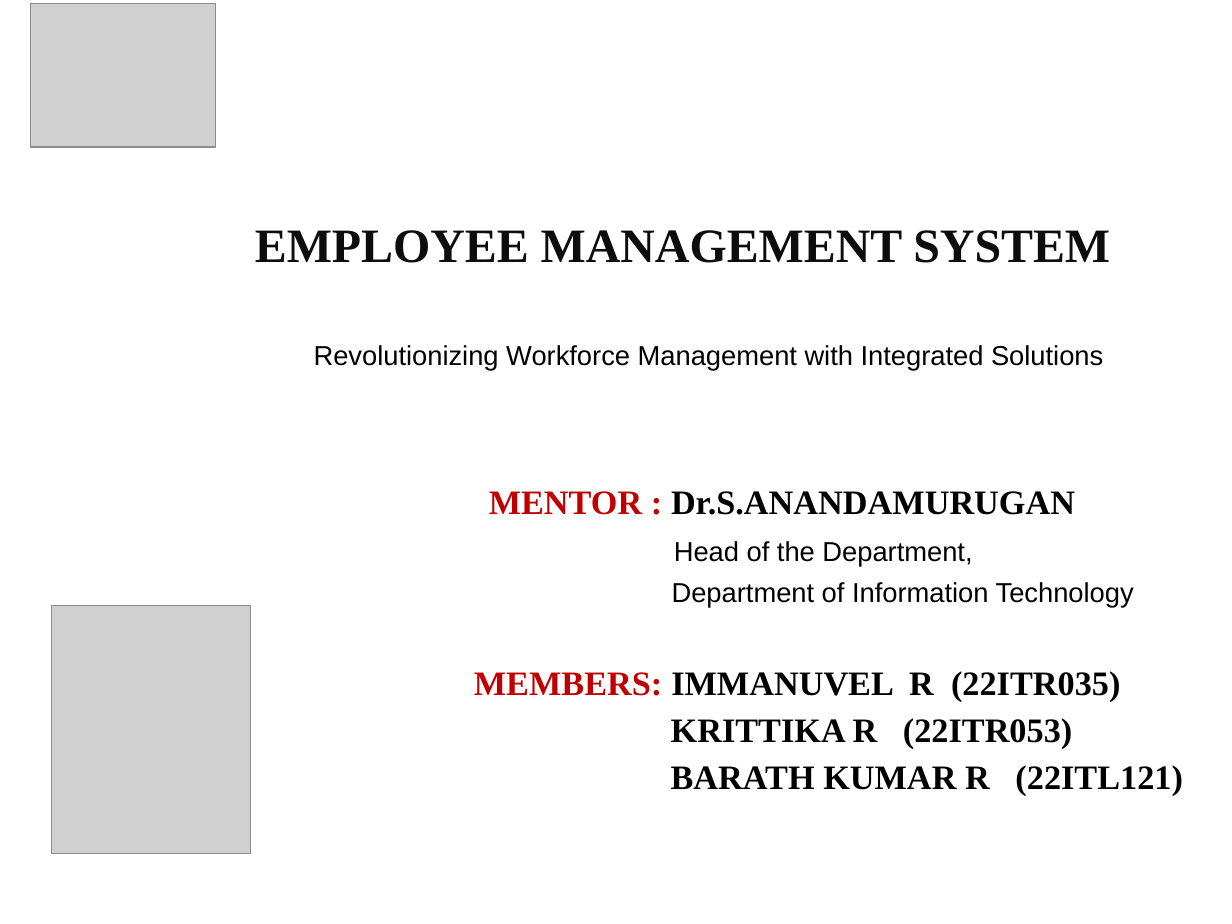
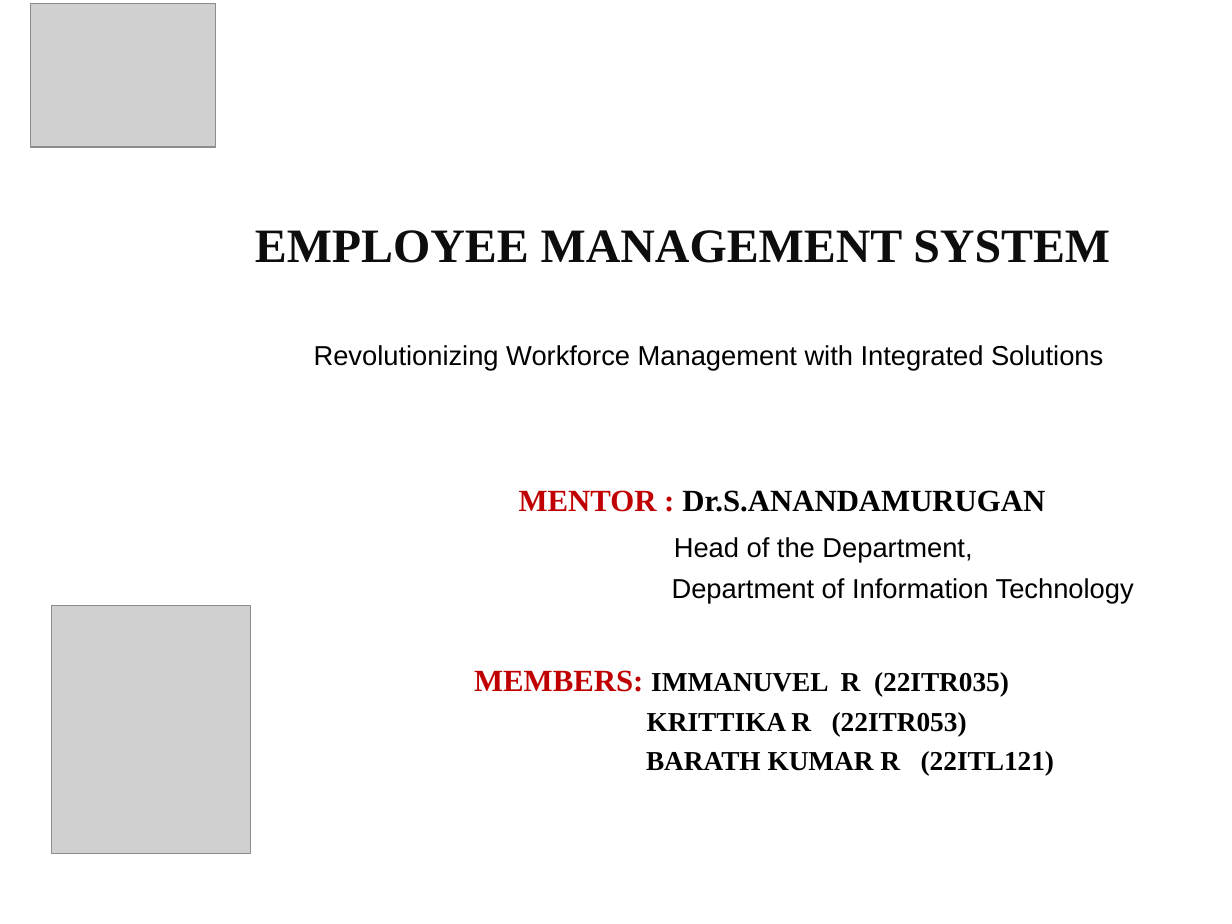
Before and after one commit to Immanuvel1207/Employee-Management-System, a slide deck: slide 1 of Employee-management-system.pptx. Drawn at 1232x924 pixels with LibreOffice and Linux fonts; fonts in the diff are those of the drawing; grey boxes stand for pictures; background and template pictures are left out. Boxes give left, top, right and bottom in pixels: in the first picture for what was removed or moved away, otherwise in the second. Text is boxed around its words. In the diff, an @@ line names an element or a change of style, - is before the commit and + after.

```diff
--- a/Employee-management-system.pptx
+++ b/Employee-management-system.pptx
@@ text at bbox=[474, 490, 1054, 775]: size 20 to 18 pt in "MENTOR : Dr.S.ANANDAMURUGAN", "MEMBERS:"; size 20 to 16 pt in "IMMANUVEL R (22ITR035)", "KRITTIKA R (22ITR053)", "BARATH KUMAR R (22ITL121)" @@
```
Also in this commit, not shown: 5 other slides changed, 16 slides added, 4 slides removed, 12 other files.
